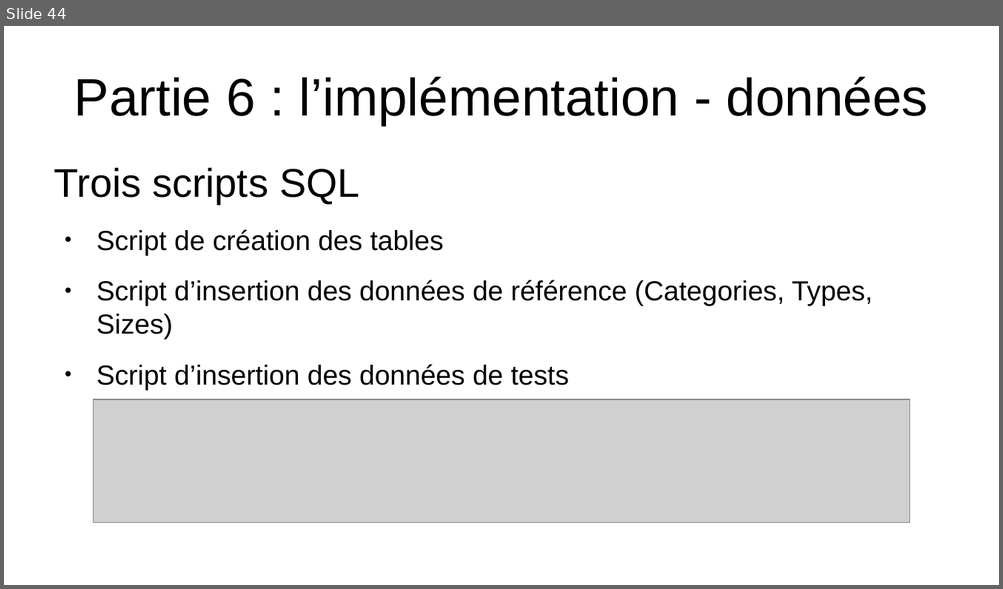
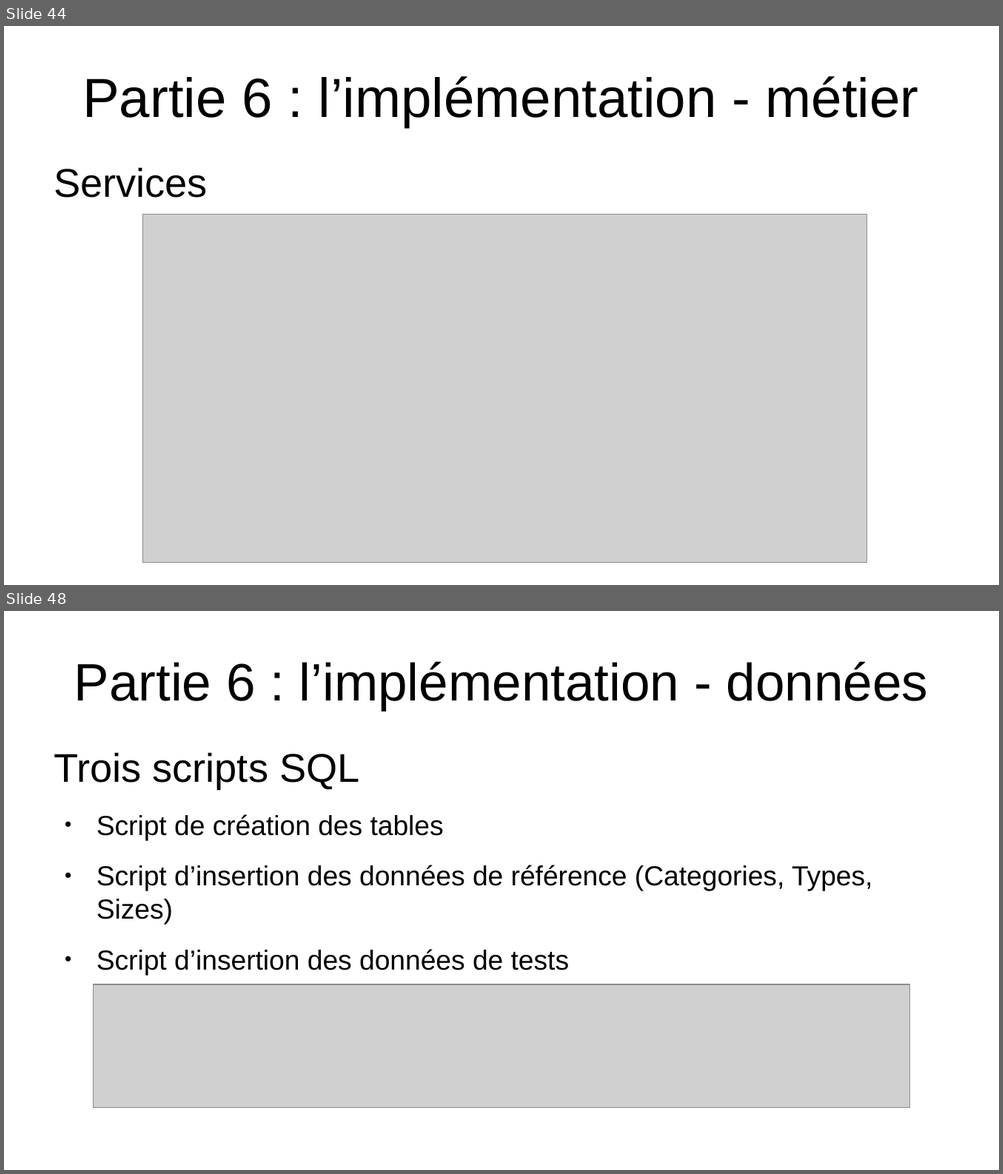
Before and after one commit to EmmaBroudic/Projet-Nooky, a slide deck: doc/Nooky.odp. Shown one above the other, each under a label of ours: slide 44 before the commit, slides 44 and 48 after it; the slides between them are not shown. The pictures are 1003x589 and 1003x1174 pixels, drawn with LibreOffice and Linux fonts; fonts in the diff are those of the drawing; grey boxes stand for pictures. Boxes give left, top, right and bottom in pixels: in the first picture for what was removed or moved away, otherwise in the second. Text is boxed around its words. In the diff, an @@ line names an element or a change of style, - is before the commit and + after.

```diff
--- a/doc/Nooky.odp
+++ b/doc/Nooky.odp
@@ slide 44 added at (4,26,999,585), background #FFFFFF @@
@@ title added at (82,76,919,127), 44 pt, text #000000 @@
+Partie 6 : l’implémentation - métier
@@ text added at (54,167,208,198), 32 pt, text #000000 @@
+Services
@@ picture added at (143,215,868,563) @@
@@ what was slide 44 is now slide 48 @@
```
Also in this commit, not shown: 14 slides changed, 3 other slides added, 2 other files.
